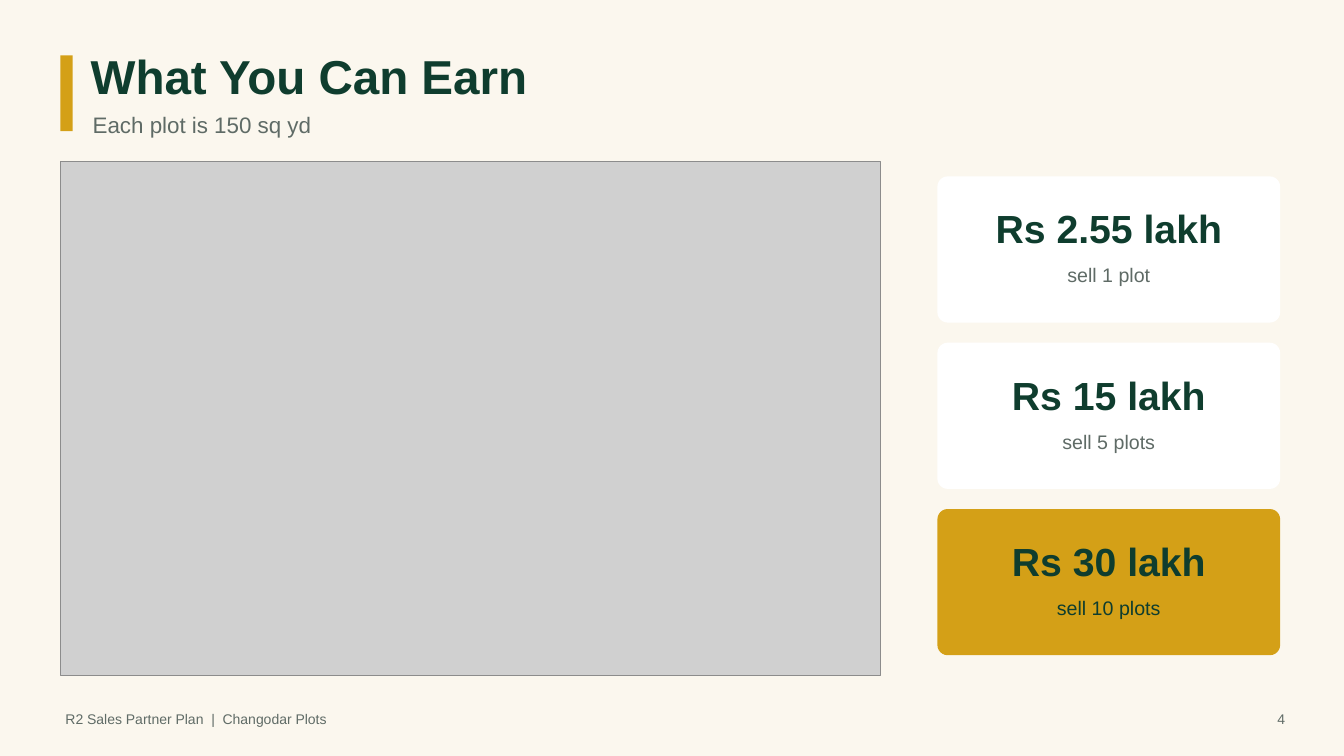
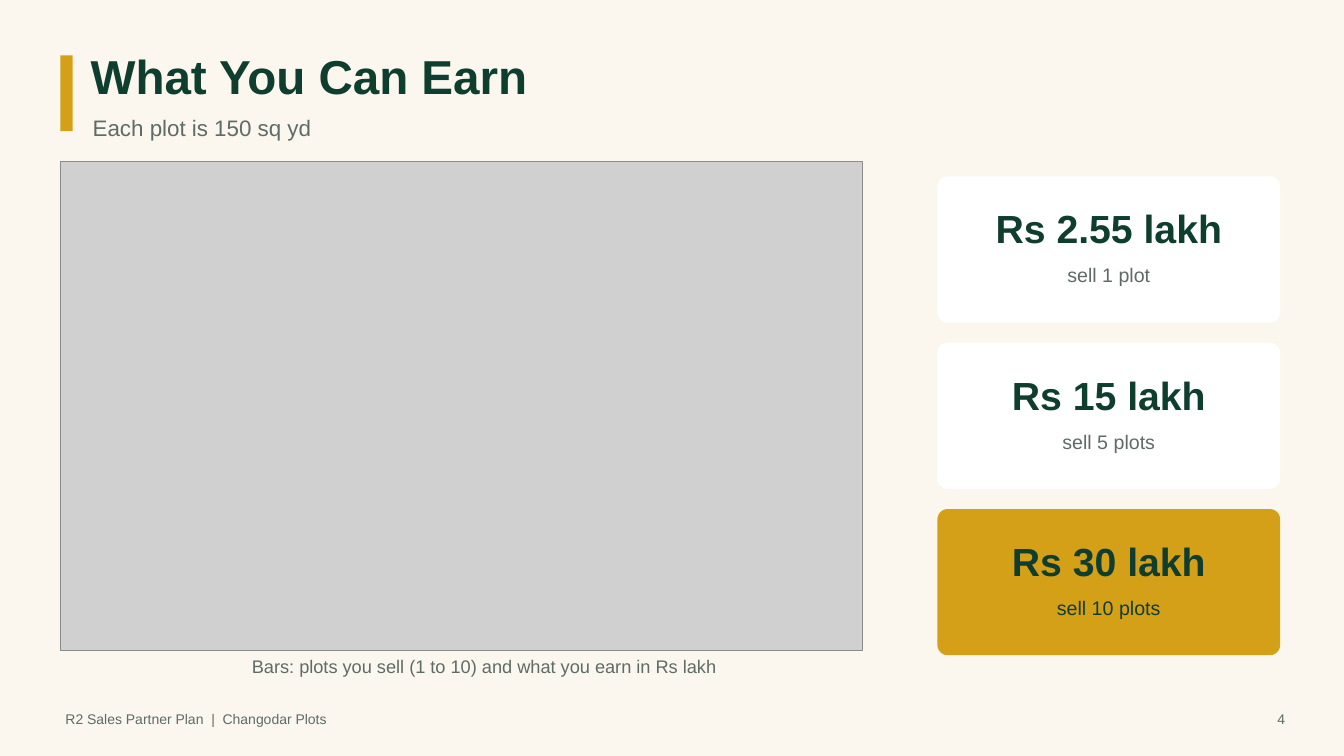
Before and after one commit to ashishhanda1/Changodar_plotting, a slide deck: slide 4 of output/R2_Sales_Partner_Plan.pptx. Drawn at 1344x756 pixels with LibreOffice and Linux fonts; fonts in the diff are those of the drawing; grey boxes stand for pictures. Boxes give left, top, right and bottom in pixels: in the first picture for what was removed or moved away, otherwise in the second. Text is boxed around its words. In the diff, an @@ line names an element or a change of style, - is before the commit and + after.

```diff
--- a/output/R2_Sales_Partner_Plan.pptx
+++ b/output/R2_Sales_Partner_Plan.pptx
@@ picture resized from (x1=60, y1=161, x2=880, y2=676) to (x1=60, y1=161, x2=863, y2=650) @@
@@ text added at (x1=252, y1=660, x2=716, y2=677), 13 pt, text #5F6B66 @@
+Bars: plots you sell (1 to 10) and what you earn in Rs lakh
```
Also in this commit, not shown: 8 other slides changed, 42 other files.
